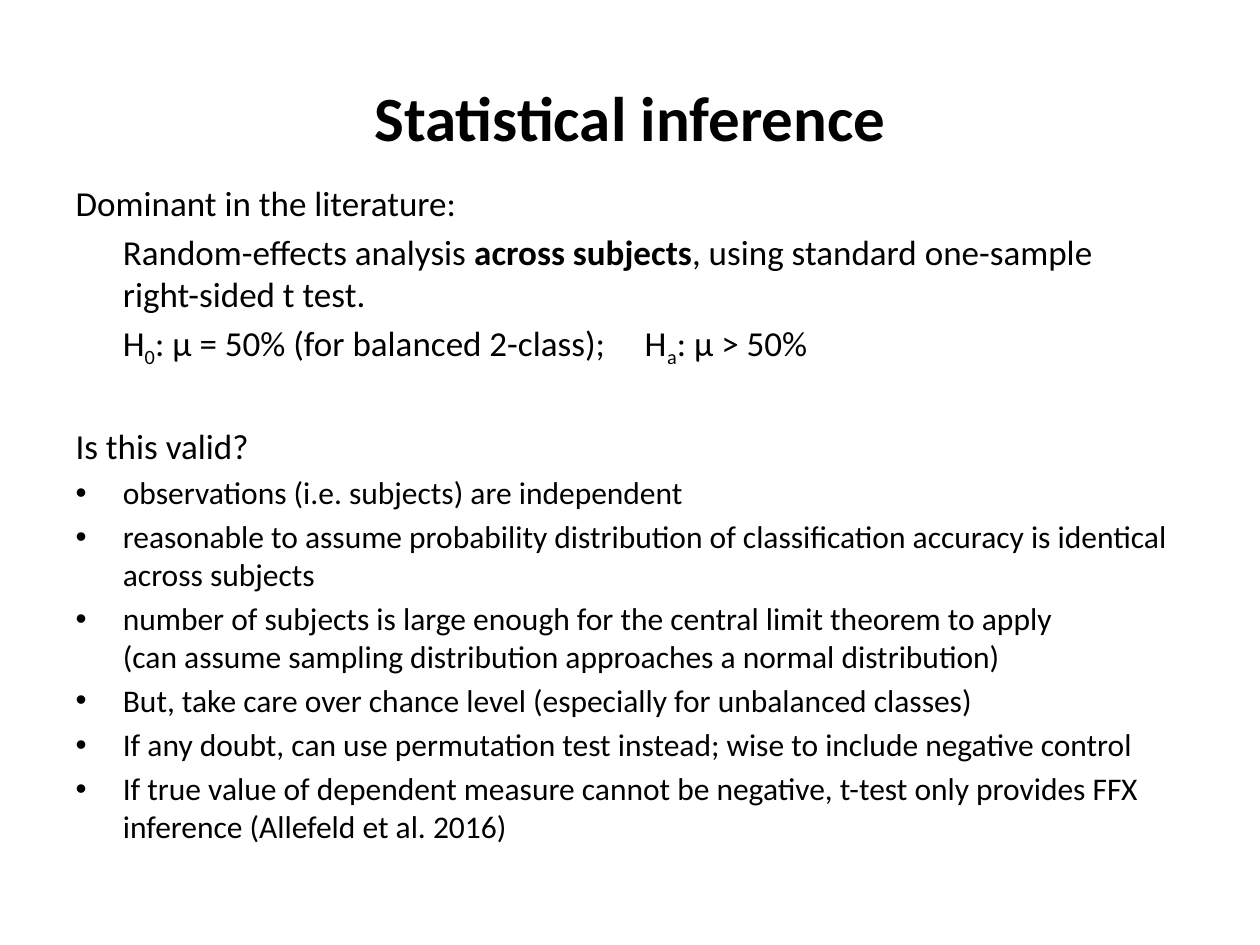
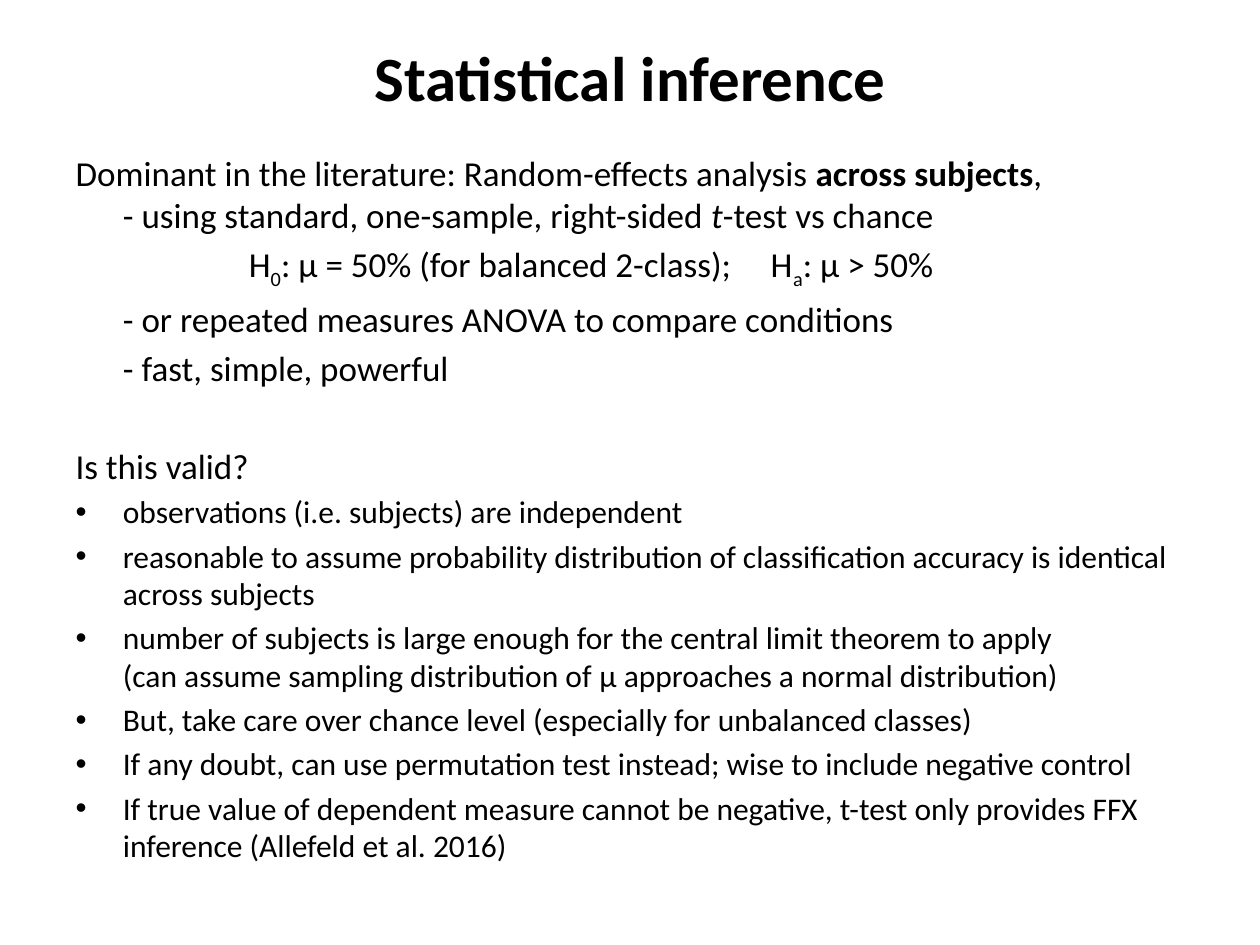
Before and after one commit to MRC-CBU/COGNESTIC, a slide deck: slide 56 of 09_MVPA_MRI/COGNESTIC26_MVPA_djm_part1.pptx. Drawn at 1260x945 pixels with LibreOffice and Linux fonts; fonts in the diff are those of the drawing. Boxes give left, top, right and bottom in pixels: in the first picture for what was removed or moved away, otherwise in the second. Text is boxed around its words. In the diff, an @@ line names an element or a change of style, - is before the commit and + after.

```diff
--- a/09_MVPA_MRI/COGNESTIC26_MVPA_djm_part1.pptx
+++ b/09_MVPA_MRI/COGNESTIC26_MVPA_djm_part1.pptx
@@ title "Statistical inference" moved from (x1=374, y1=96, x2=886, y2=142) to (x1=374, y1=56, x2=886, y2=102) @@
@@ text "Dominant in the literature: Random-effects ..." moved from (x1=76, y1=191, x2=1167, y2=842) to (x1=76, y1=161, x2=1167, y2=861) @@
@@ text at (x1=76, y1=161, x2=1042, y2=234): text changed @@
-Dominant in the literature:
-Random-effects analysis across subjects, using standard one-sample
-right-sided t test.
+Dominant in the literature: Random-effects analysis across subjects,
+- using standard, one-sample, right-sided t-test vs chance
@@ text at (x1=142, y1=307, x2=893, y2=387): paragraphs added @@
+- or repeated measures ANOVA to compare conditions
+- fast, simple, powerful
@@ text at (x1=123, y1=627, x2=1058, y2=693): text changed @@
-• number of subjects is large enough for the central limit theorem to apply
-  (can assume sampling distribution approaches a normal distribution)
+• number of subjects is large enough for the central limit theorem to apply
+  (can assume sampling distribution of μ approaches a normal distribution)
```
Also in this commit, not shown: 6 other slides changed.
